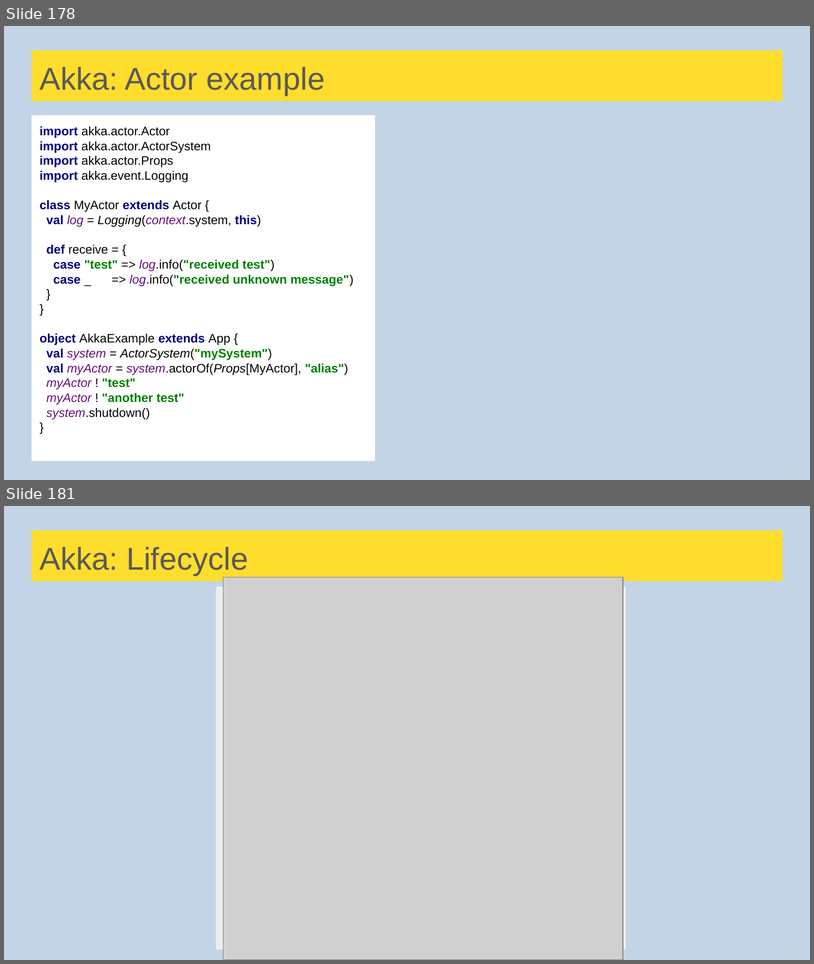
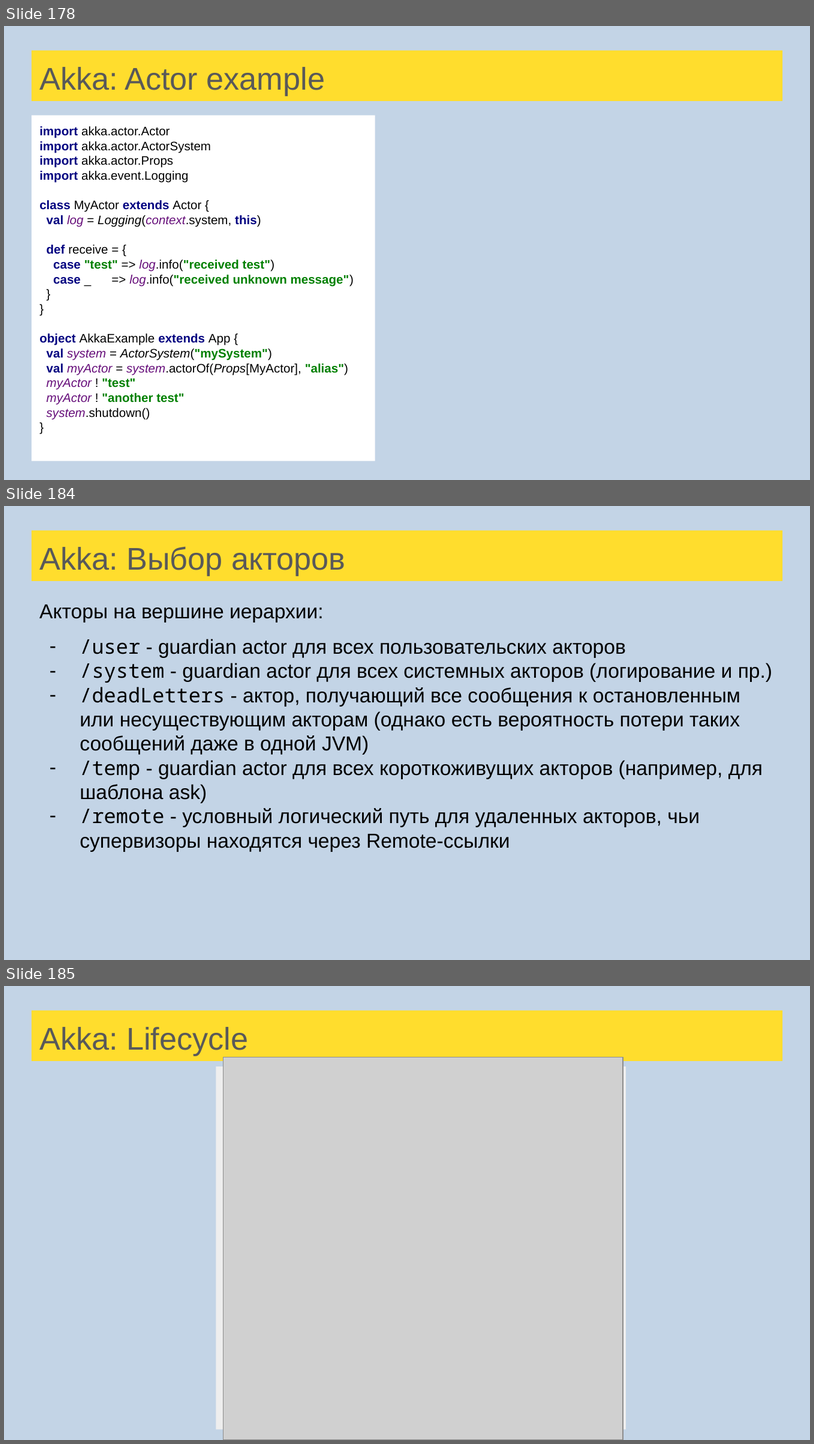
Before and after one commit to sergeypopov83/Scala-complete-course, a slide deck: src/main/resources/lectures/Лекции Scala для ФинТехКафедры.pptx. Shown one above the other, each under a label of ours: slides 178 and 181 before the commit, slides 178, 184 and 185 after it; the slides between them are not shown. The pictures are 814x964 and 814x1444 pixels, drawn with LibreOffice and Linux fonts; fonts in the diff are those of the drawing; grey boxes stand for pictures. Boxes give left, top, right and bottom in pixels: in the first picture for what was removed or moved away, otherwise in the second. Text is boxed around its words. In the diff, an @@ line names an element or a change of style, - is before the commit and + after.

```diff
--- a/src/main/resources/lectures/Лекции Scala для ФинТехКафедры.pptx
+++ b/src/main/resources/lectures/Лекции Scala для ФинТехКафедры.pptx
@@ slide 184 added at <box>4,506,810,960</box>, background #C3D4E6 @@
@@ title added at <box>32,530,783,581</box>, fill #FFDD2D, 28 pt, text #595959 @@
+Akka: Выбор акторов
@@ text added at <box>39,604,773,851</box>, 18 pt, text #000000 @@
+Акторы на вершине иерархии:
+– /user - guardian actor для всех пользовательских акторов
+– /system - guardian actor для всех системных акторов (логирование и пр.)
+– /deadLetters - актор, получающий все сообщения к остановленным или несуществующим акторам (однако есть вероятность потери таких сообщений даже в одной JVM)
+– /temp - guardian actor для всех короткоживущих акторов (например, для шаблона ask)
+– /remote - условный логический путь для удаленных акторов, чьи супервизоры находятся через Remote-ссылки
@@ what was slide 181 is now slide 185 @@
```
Also in this commit, not shown: 146 slides changed, 62 other slides added, 2 slides removed, 1 other file.
